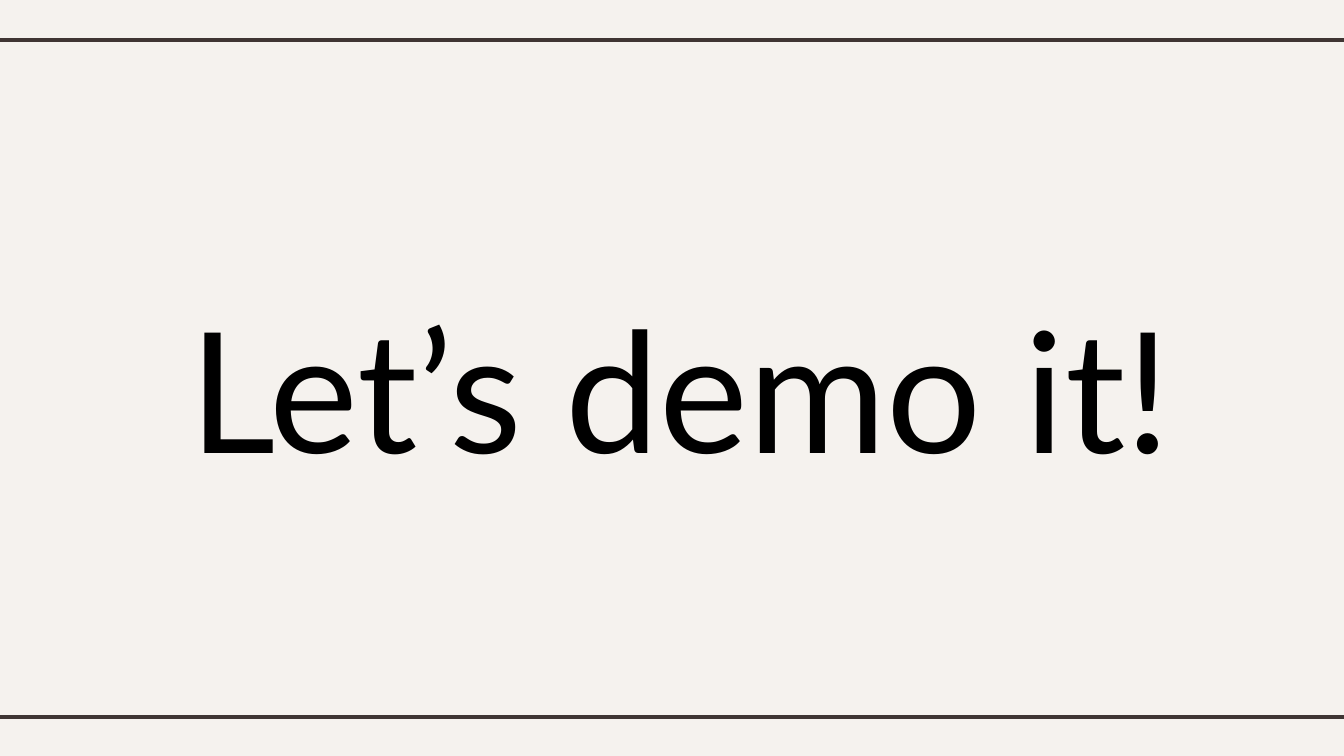
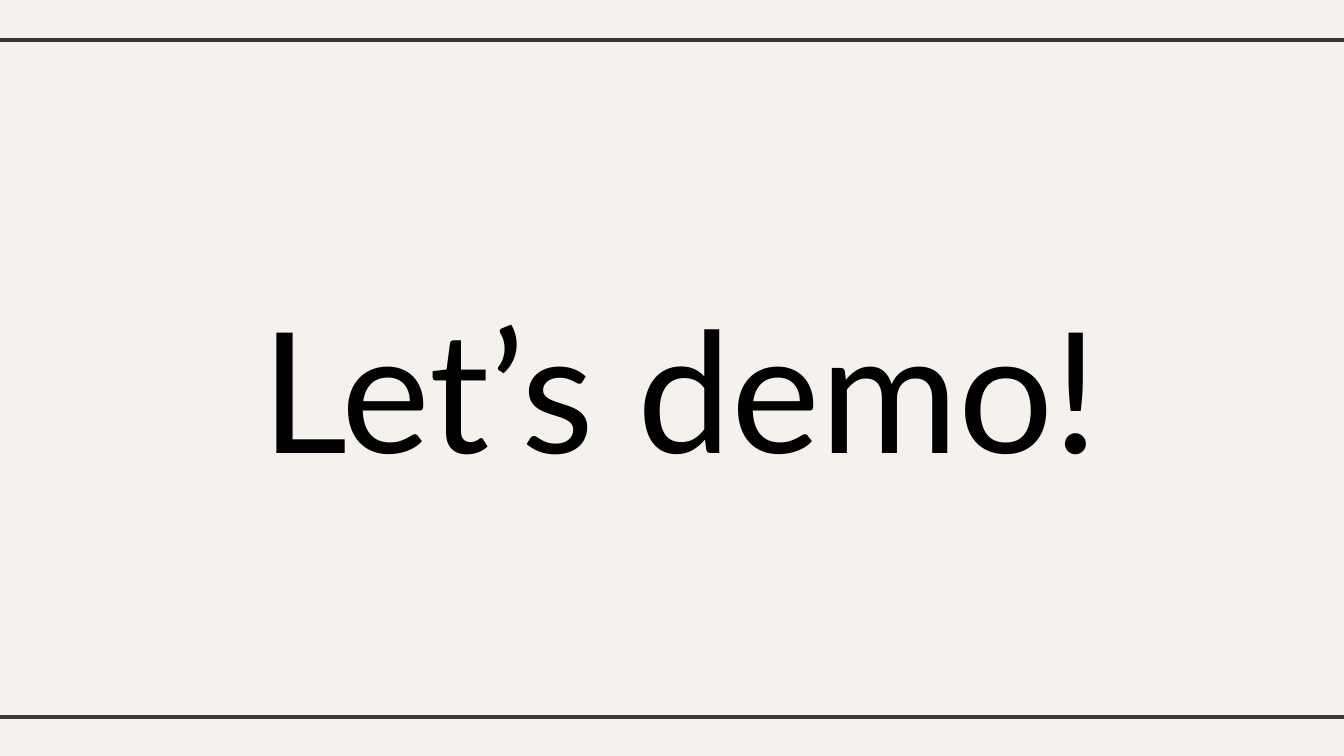
Before and after one commit to xWyvernPx/SWT, a slide deck: slide 16 of SWT.pptx (slide 15 before the commit). Drawn at 1344x756 pixels with LibreOffice and Linux fonts; fonts in the diff are those of the drawing. Boxes give left, top, right and bottom in pixels: in the first picture for what was removed or moved away, otherwise in the second. Text is boxed around its words. In the diff, an @@ line names an element or a change of style, - is before the commit and + after.

```diff
--- a/SWT.pptx
+++ b/SWT.pptx
@@ title at bbox=[261, 325, 1099, 455]: text changed @@
-Let’s demo it!
+Let’s demo!
```
Also in this commit, not shown: 8 other slides changed, 1 slide added, 10 other files.
